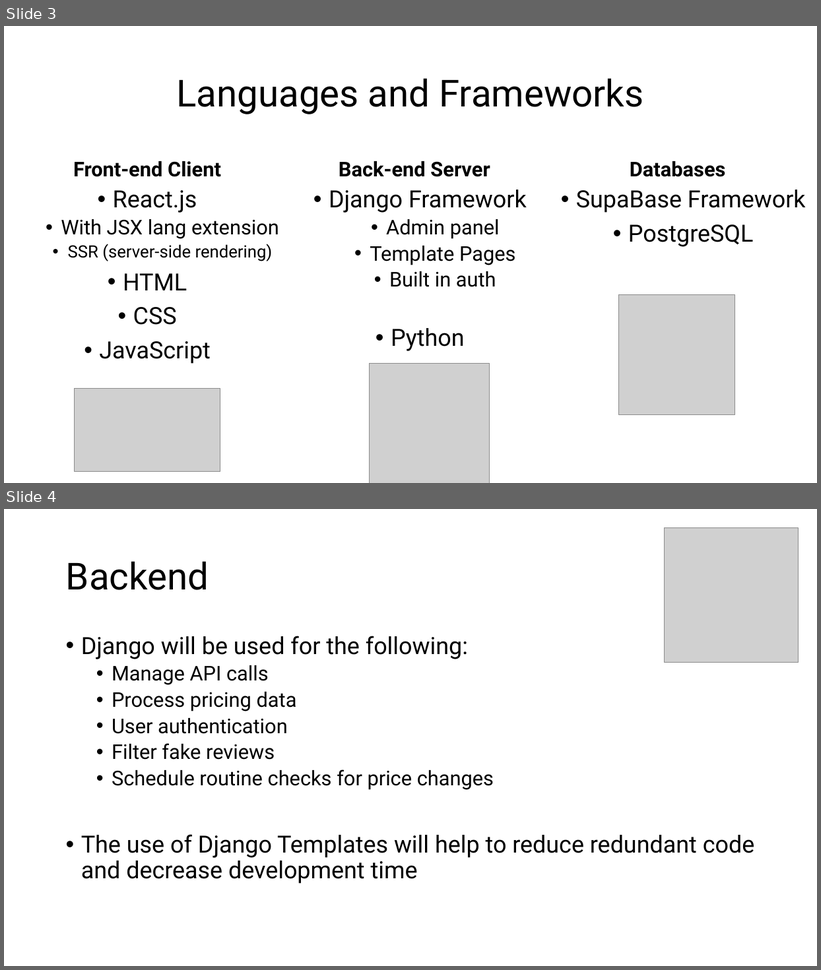
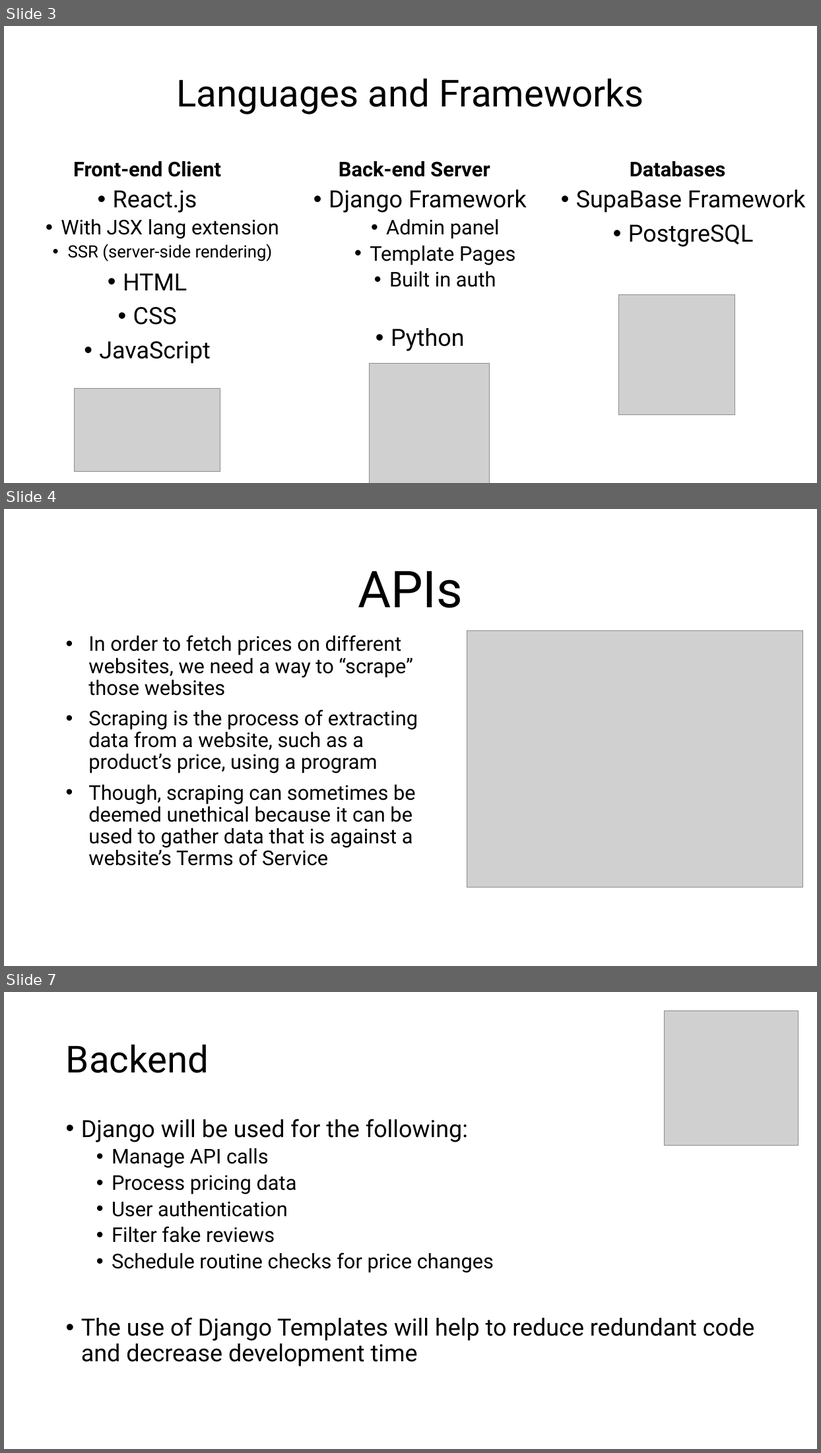
Before and after one commit to Jormungandr72/Cross-Website-Price-Checker, a slide deck: Documentation/Phase-One-Docs/CPT-200_Phase_One_Presentation.ppt. Shown one above the other, each under a label of ours: slides 3 and 4 before the commit, slides 3, 4 and 7 after it; the slides between them are not shown. The pictures are 821x970 and 821x1453 pixels, drawn with LibreOffice and Linux fonts; fonts in the diff are those of the drawing; grey boxes stand for pictures. Boxes give left, top, right and bottom in pixels: in the first picture for what was removed or moved away, otherwise in the second. Text is boxed around its words. In the diff, an @@ line names an element or a change of style, - is before the commit and + after.

```diff
--- a/Documentation/Phase-One-Docs/CPT-200_Phase_One_Presentation.ppt
+++ b/Documentation/Phase-One-Docs/CPT-200_Phase_One_Presentation.ppt
@@ slide 4 added at [4,509,817,966], background #FFFFFF @@
@@ text added at [358,571,463,608], 60 pt, text #000000 @@
+APIs
@@ text added at [88,635,418,866], 24 pt, text #000000 @@
+• In order to fetch prices on different websites, we need a way to “scrape” those websites
+• Scraping is the process of extracting data from a website, such as a product’s price, using a program
+• Though, scraping can sometimes be deemed unethical because it can be used to gather data that is against a website’s Terms of Service
@@ picture added at [467,631,803,888] @@
@@ what was slide 4 is now slide 7 @@
```
Also in this commit, not shown: 2 other slides added.
